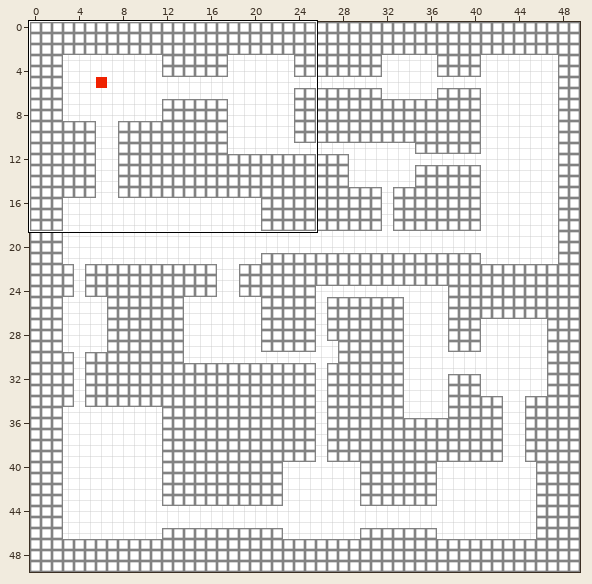
One commit to this Tiled map (JSON): src/resources/tilemaps/rougelike-1.json. The picture above shows the old version from afar; the outline marks the close-up.
Close-up. Earlier state:
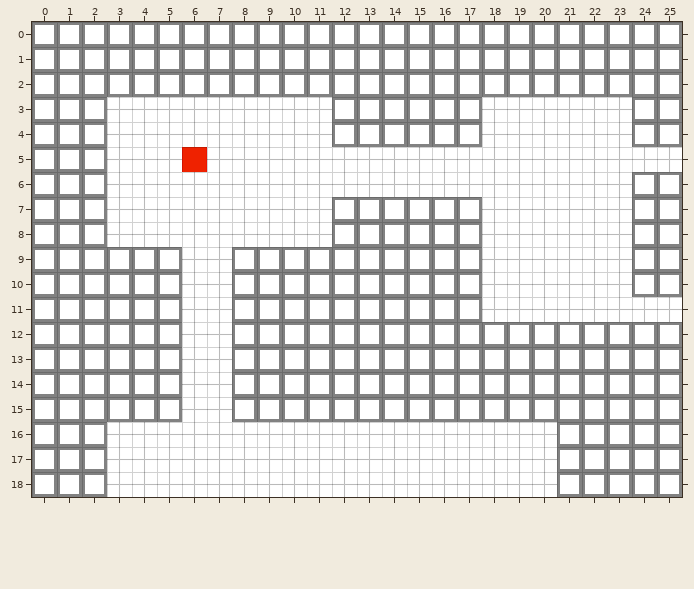
Cells are 25x25 px. Shown: x 0..25, y 0..18. The commit also changed other parts of the map, which this record leaves out.
Once edited:
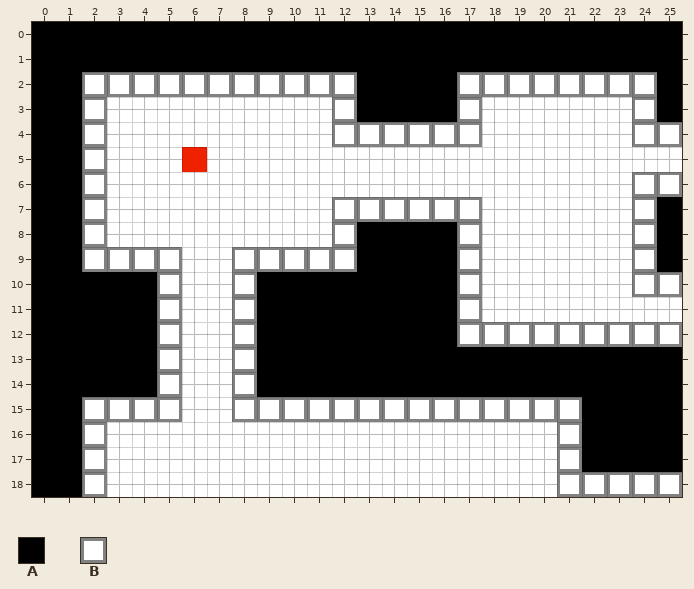
Key: from "tiles_25": A 0; from "wall-tiles": B 0.
_ is an empty cell, . an unchanged one.
Changes in this commit:
--- layer "walls"
@@ x 0..25 @@
- 0 BBBBBBBBBBBBBBBBBBBBBBBBBB
- 1 BBBBBBBBBBBBBBBBBBBBBBBBBB
- 2 BB...........BBBB........B
- 3 BB...........BBBB........B
- 4 BB........................
- 5 BB........................
- 6 BB........................
- 7 BB.......................B
- 8 BB...........BBBB........B
- 9 BB...........BBBB........B
-10 BBBBB....BBBBBBBB.........
-11 BBBBB....BBBBBBBB.........
-12 BBBBB....BBBBBBBB.........
-13 BBBBB....BBBBBBBBBBBBBBBBB
-14 BBBBB....BBBBBBBBBBBBBBBBB
-15 BB....................BBBB
-16 BB....................BBBB
-17 BB....................BBBB
-18 BB........................
+ 0 AAAAAAAAAAAAAAAAAAAAAAAAAA
+ 1 AAAAAAAAAAAAAAAAAAAAAAAAAA
+ 2 AA...........AAAA........A
+ 3 AA...........AAAA........A
+ 4 AA........................
+ 5 AA........................
+ 6 AA........................
+ 7 AA.......................A
+ 8 AA...........AAAA........A
+ 9 AA...........AAAA........A
+10 AAAAA....AAAAAAAA.........
+11 AAAAA....AAAAAAAA.........
+12 AAAAA....AAAAAAAA.........
+13 AAAAA....AAAAAAAAAAAAAAAAA
+14 AAAAA....AAAAAAAAAAAAAAAAA
+15 AA....................AAAA
+16 AA....................AAAA
+17 AA....................AAAA
+18 AA........................
Pixel boxes of the changes (left, top, right, bottom) in both close-ups:
changed: (32, 22, 682, 497)
